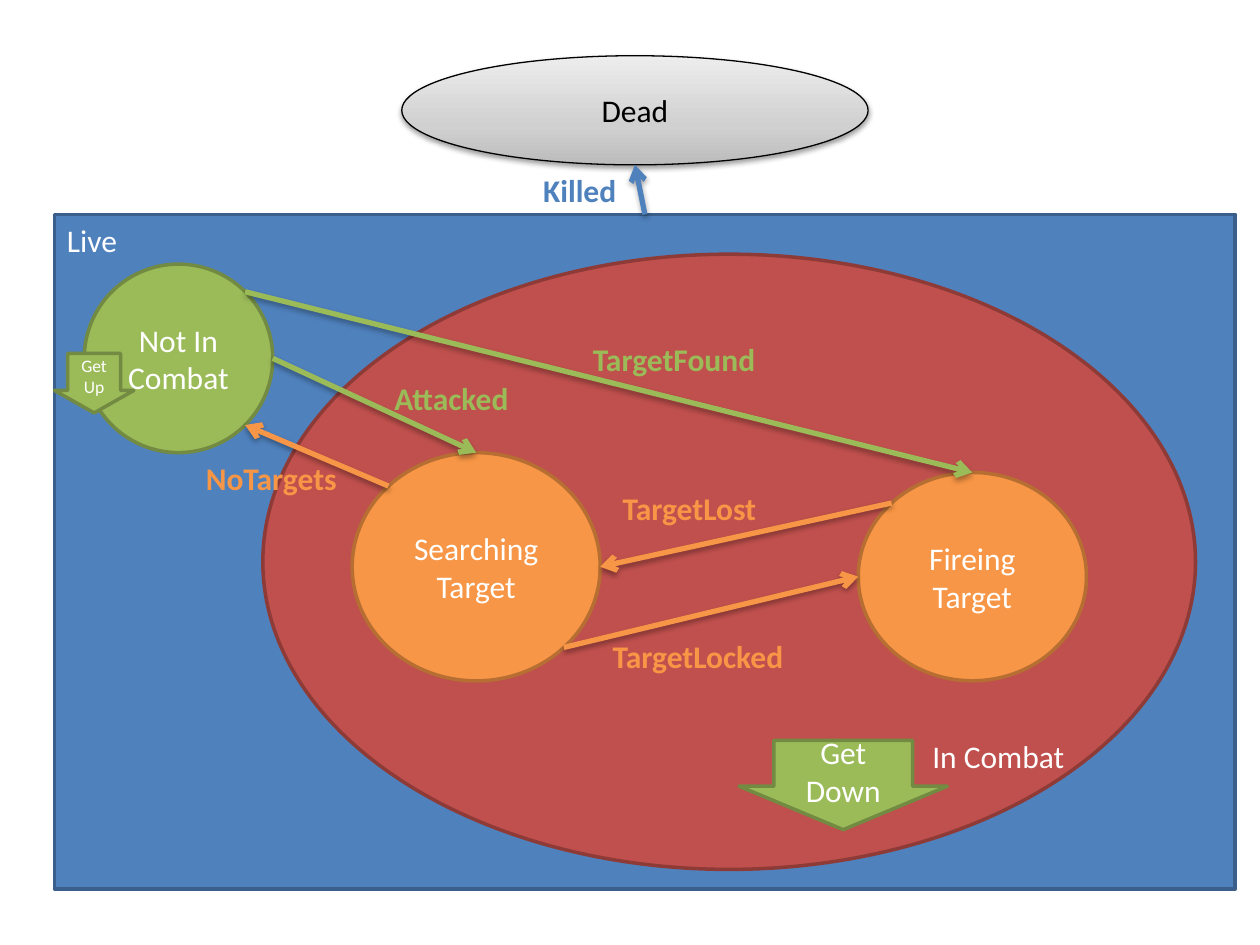
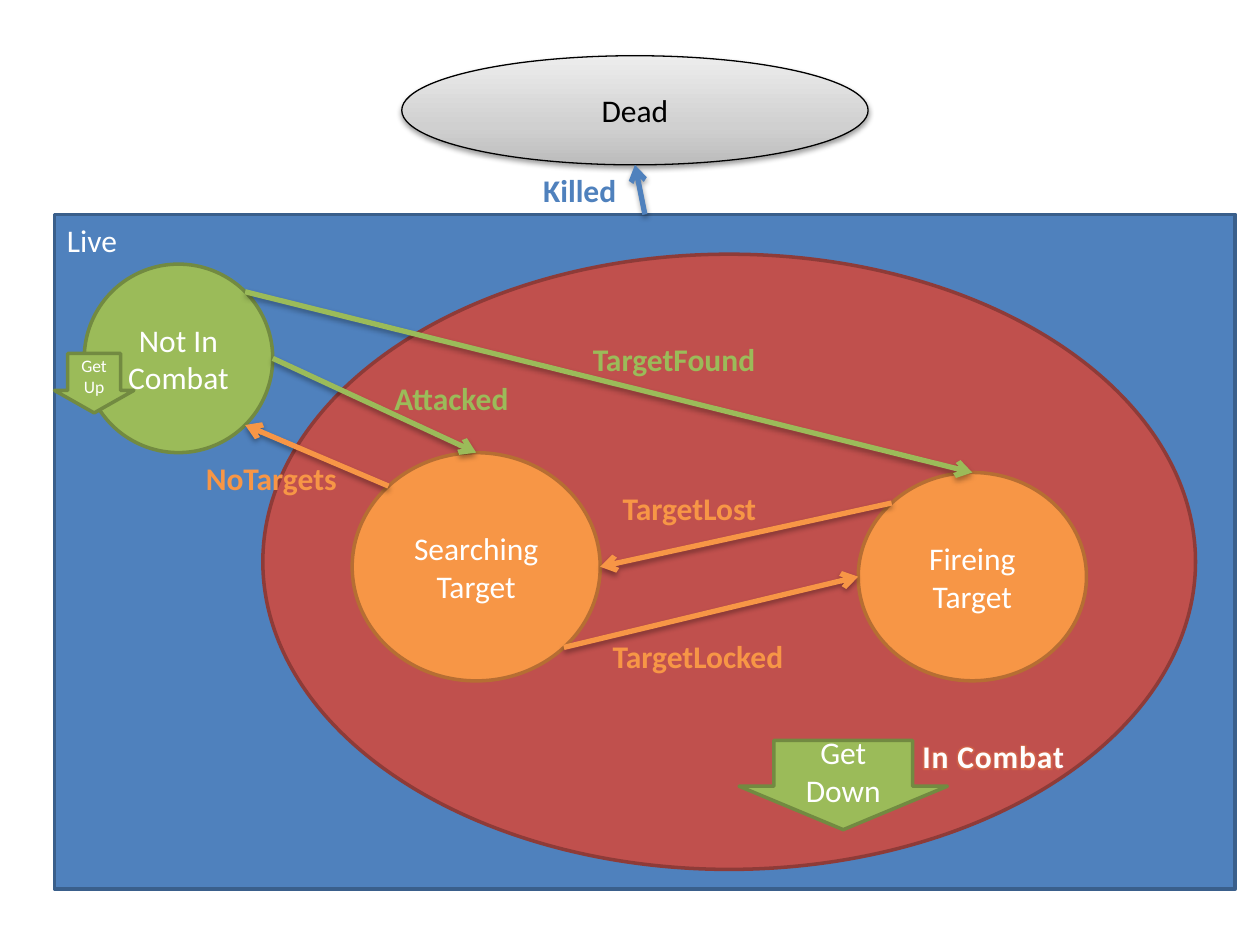
Before and after one commit to TovarnovM/EquipmentSol, a slide deck: slide 2 of Граф.pptx. Drawn at 1260x945 pixels with LibreOffice and Linux fonts; fonts in the diff are those of the drawing. Boxes give left, top, right and bottom in pixels: in the first picture for what was removed or moved away, otherwise in the second. Text is boxed around its words. In the diff, an @@ line names an element or a change of style, - is before the commit and + after.

```diff
--- a/Граф.pptx
+++ b/Граф.pptx
@@ text "In Combat": place and size @@
-text "In Combat" at box(932, 746, 1064, 775)
+text "In Combat" at box(922, 746, 1064, 775)
@@ text "In Combat" at box(922, 746, 1064, 775): text colour #FFFFFF to #FFFEFE, letter spacing 0 to 0.5 pt, letter outline none to #E78738 1 pt, bold on @@
```
Also in this commit, not shown: 26 other files.
